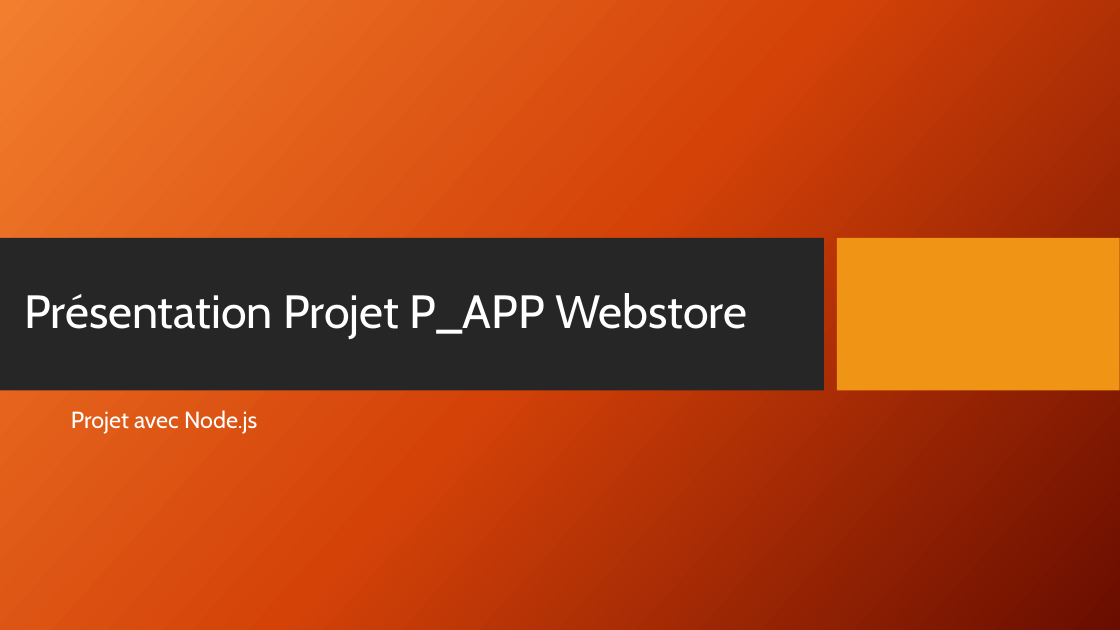
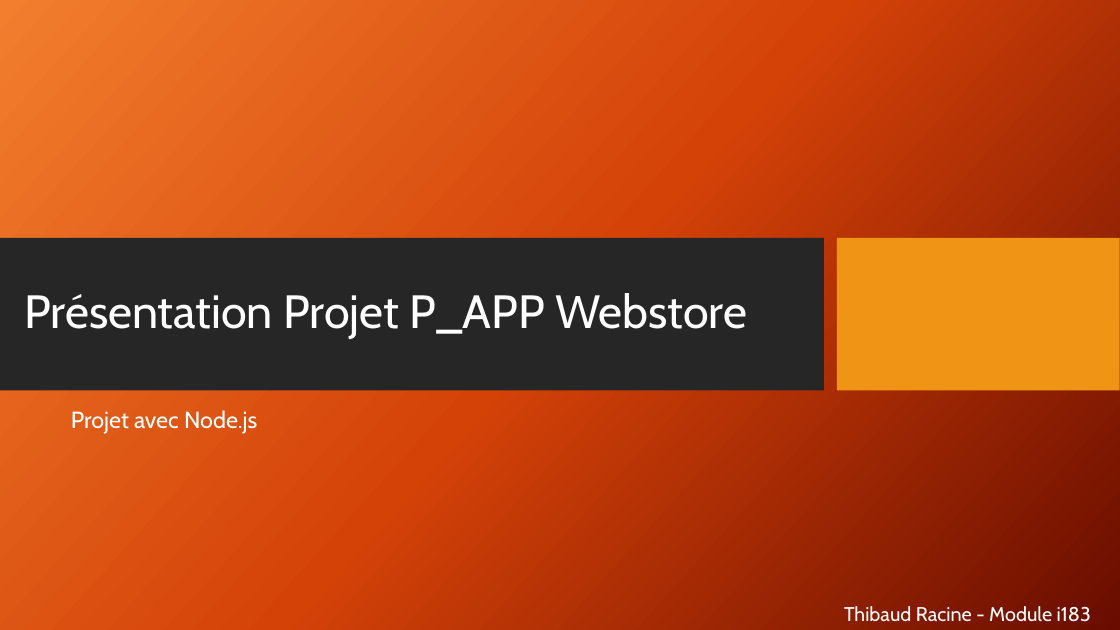
Before and after one commit to Gorfort/P_183-SecuredApp, a slide deck: slide 1 of Documentation/Présentation Projet P_APP Webstore.pptx. Drawn at 1120x630 pixels with LibreOffice and Linux fonts; fonts in the diff are those of the drawing; background and template pictures are left out. Boxes give left, top, right and bottom in pixels: in the first picture for what was removed or moved away, otherwise in the second. Text is boxed around its words. In the diff, an @@ line names an element or a change of style, - is before the commit and + after.

```diff
--- a/Documentation/Présentation Projet P_APP Webstore.pptx
+++ b/Documentation/Présentation Projet P_APP Webstore.pptx
@@ text added at bbox=[844, 606, 1091, 622], 17 pt, text #FFFFFF @@
+Thibaud Racine - Module i183
```
Also in this commit, not shown: 1 other slide changed, 2 slides added.
